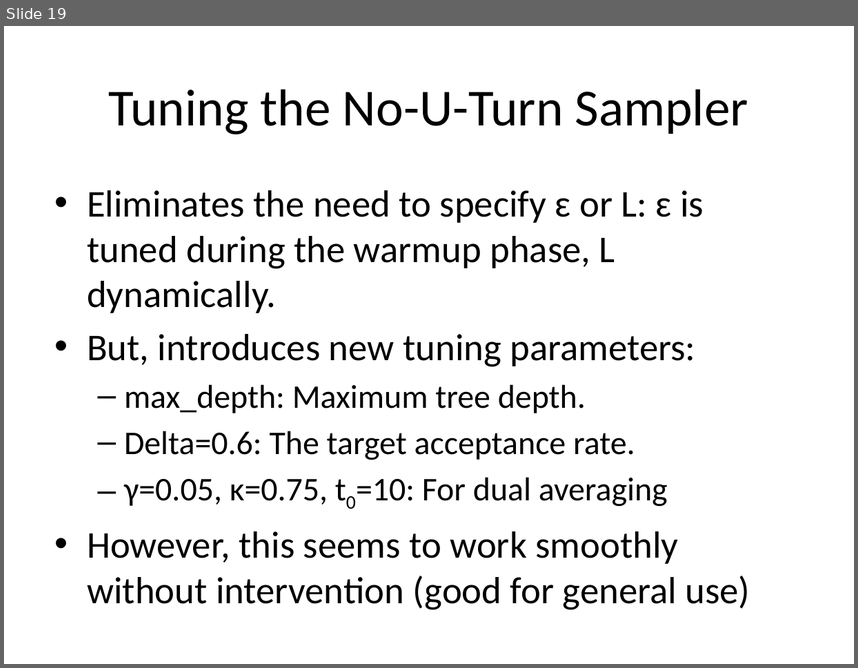
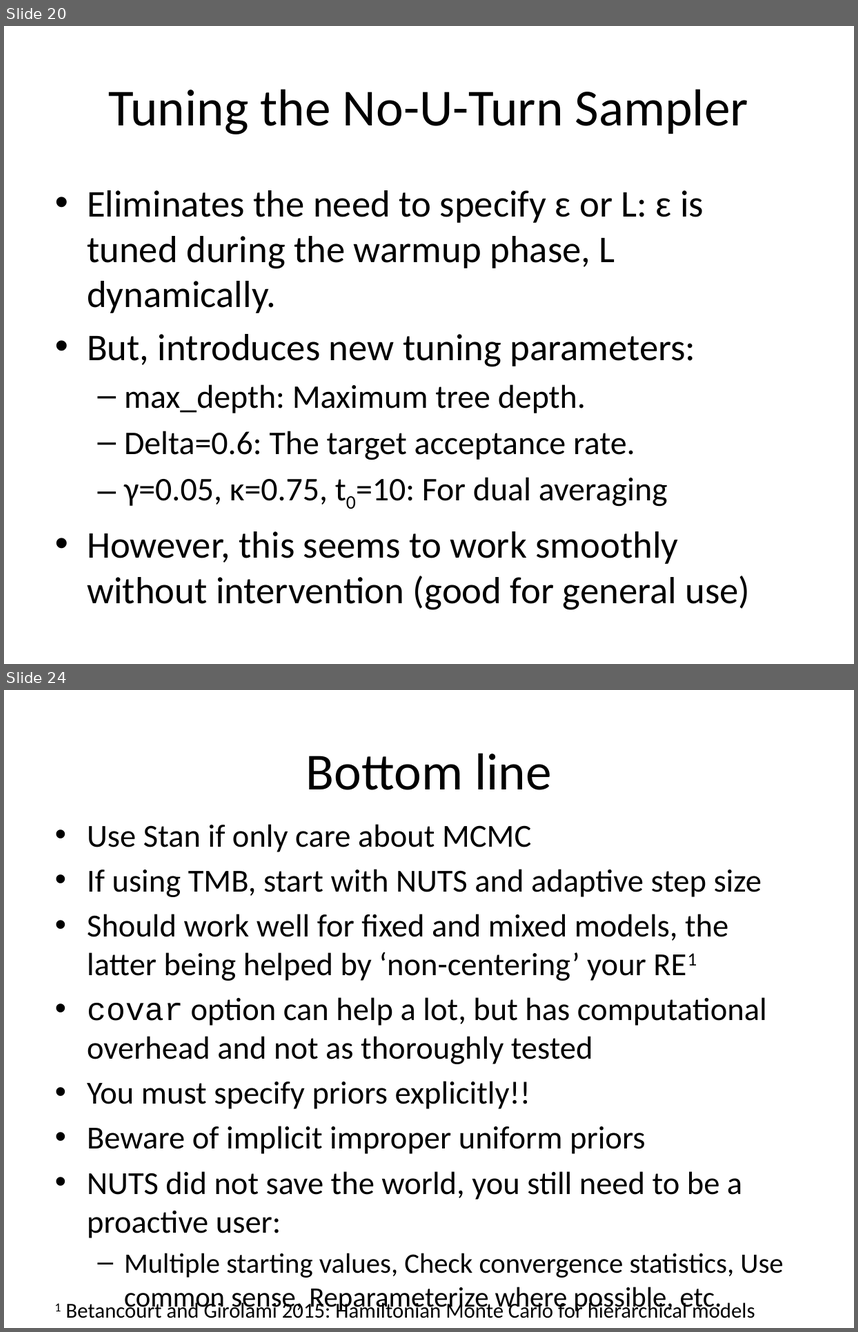
Before and after one commit to TMB-ADMB-Workshops/Feb2016, a slide deck: examples/mcmc/MCMC_in_TMB.pptx. Shown one above the other, each under a label of ours: slide 19 before the commit, slides 20 and 24 after it; the slides between them are not shown. The pictures are 858x668 and 858x1332 pixels, drawn with LibreOffice and Linux fonts; fonts in the diff are those of the drawing. Boxes give left, top, right and bottom in pixels: in the first picture for what was removed or moved away, otherwise in the second. Text is boxed around its words. In the diff, an @@ line names an element or a change of style, - is before the commit and + after.

Commit message:
Update MCMC slides

```diff
--- a/examples/mcmc/MCMC_in_TMB.pptx
+++ b/examples/mcmc/MCMC_in_TMB.pptx
@@ slide 24 added at (4,690,854,1328), background #FFFFFF @@
@@ title added at (306,753,551,790), 44 pt, text #000000 @@
+Bottom line
@@ text added at (87,824,783,1277), 27.2 pt, text #000000 @@
+• Use Stan if only care about MCMC
+• If using TMB, start with NUTS and adaptive step size
+• Should work well for fixed and mixed models, the latter being helped by ‘non-centering’ your RE1
+• covar option can help a lot, but has computational overhead and not as thoroughly tested
+• You must specify priors explicitly!!
+• Beware of implicit improper uniform priors
+• NUTS did not save the world, you still need to be a proactive user:
+  – Multiple starting values, Check convergence statistics, Use common sense, Reparameterize where possible, etc.
@@ text added at (55,1299,755,1318), 18 pt, text #000000 @@
+1 Betancourt and Girolami 2015: Hamiltonian Monte Carlo for hierarchical models
@@ what was slide 19 is now slide 20 @@
```
Also in this commit, not shown: 7 slides changed, 2 other slides added.
